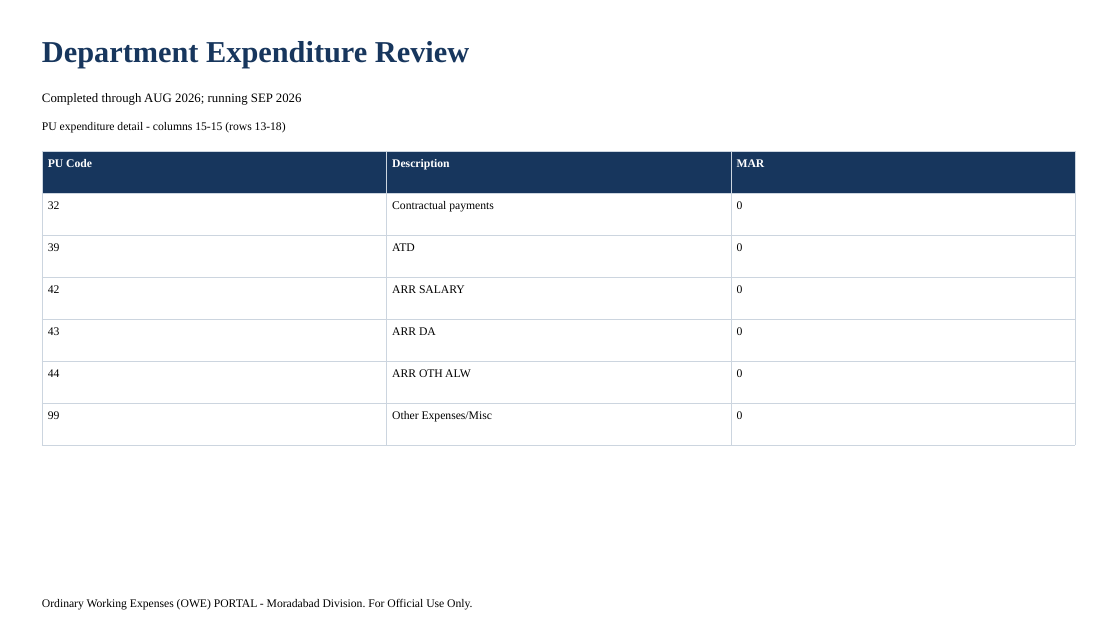
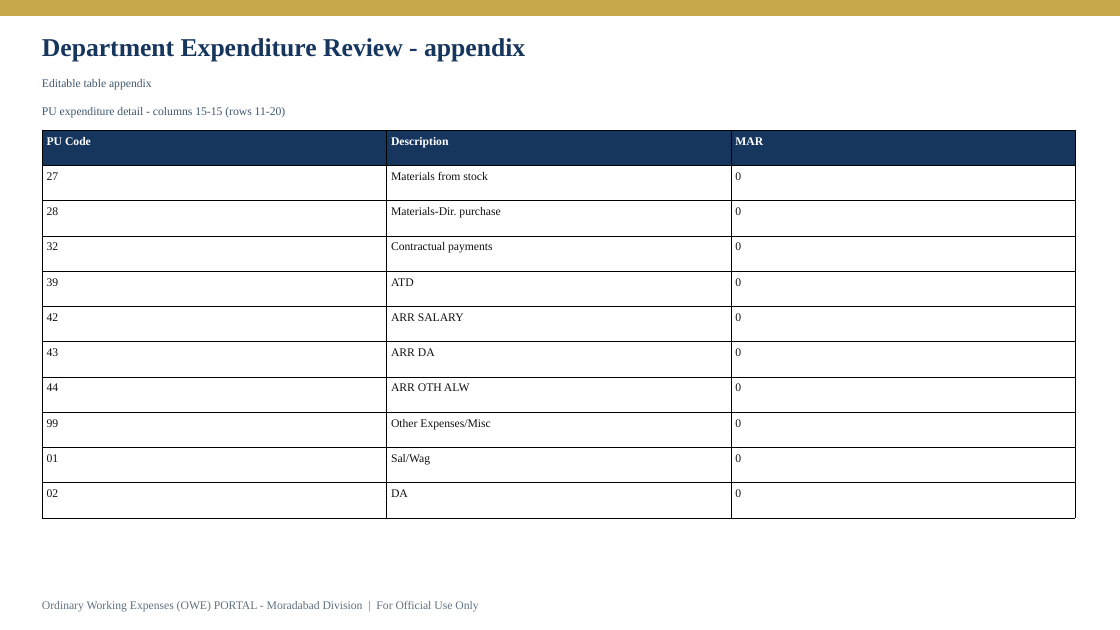
Before and after one commit to girishtiwari007/MBRLR, a slide deck: slide 17 of .export-validation/display/display.pptx (slide 20 before the commit). Drawn at 1120x630 pixels with LibreOffice and Linux fonts; fonts in the diff are those of the drawing. Boxes give left, top, right and bottom in pixels: in the first picture for what was removed or moved away, otherwise in the second. Text is boxed around its words. In the diff, an @@ line names an element or a change of style, - is before the commit and + after.

```diff
--- a/.export-validation/display/display.pptx
+++ b/.export-validation/display/display.pptx
@@ rectangle added at [0,0,1120,15], fill #C9A84C, outline #C9A84C 1 pt @@
@@ text at [42,38,525,61]: text changed; size 26 to 22 pt @@
-Department Expenditure Review
+Department Expenditure Review - appendix
@@ text added at [42,79,152,90], 10 pt, text #40566E @@
+Editable table appendix
@@ text at [42,107,286,118]: text changed; text colour #000000 to #40566E @@
-PU expenditure detail - columns 15-15 (rows 13-18)
+PU expenditure detail - columns 15-15 (rows 11-20)
@@ text removed at [42,93,302,105] @@
-Completed through AUG 2026; running SEP 2026
@@ table at [42,130,1075,501] @@
+row 2: 27 | Materials from stock | 0
+row 3: 28 | Materials-Dir. purchase | 0
+row 10: 01 | Sal/Wag | 0
+row 11: 02 | DA | 0
@@ table: place and size @@
-table at [42,151,1075,426]
+table at [42,130,1075,501]
@@ text at [42,601,478,612]: text changed; text colour #000000 to #607080 @@
-Ordinary Working Expenses (OWE) PORTAL - Moradabad Division. For Official Use Only.
+Ordinary Working Expenses (OWE) PORTAL - Moradabad Division | For Official Use Only
```
Also in this commit, not shown: 17 other slides changed, 1 slide added, 5 slides removed, 5 other files.
